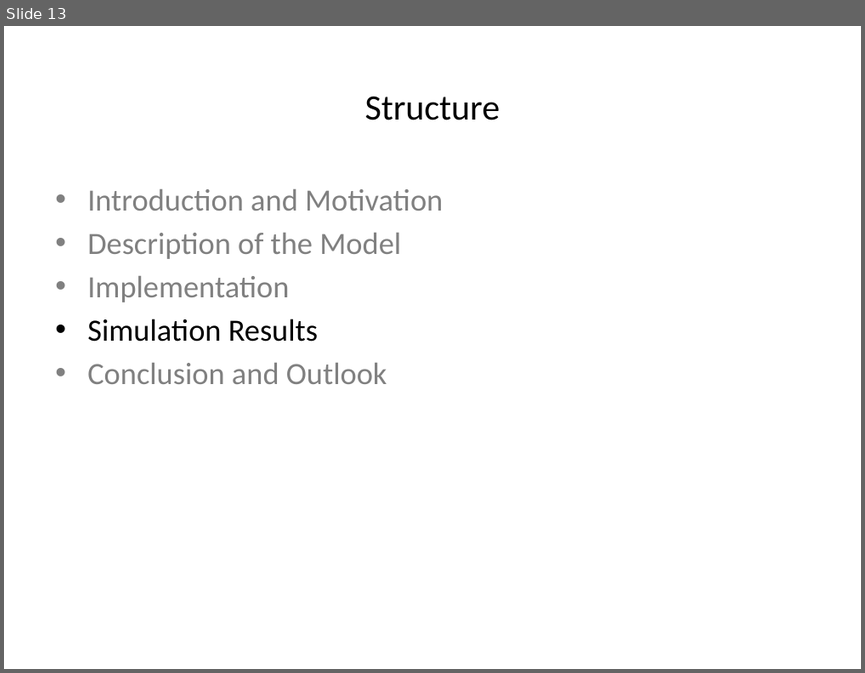
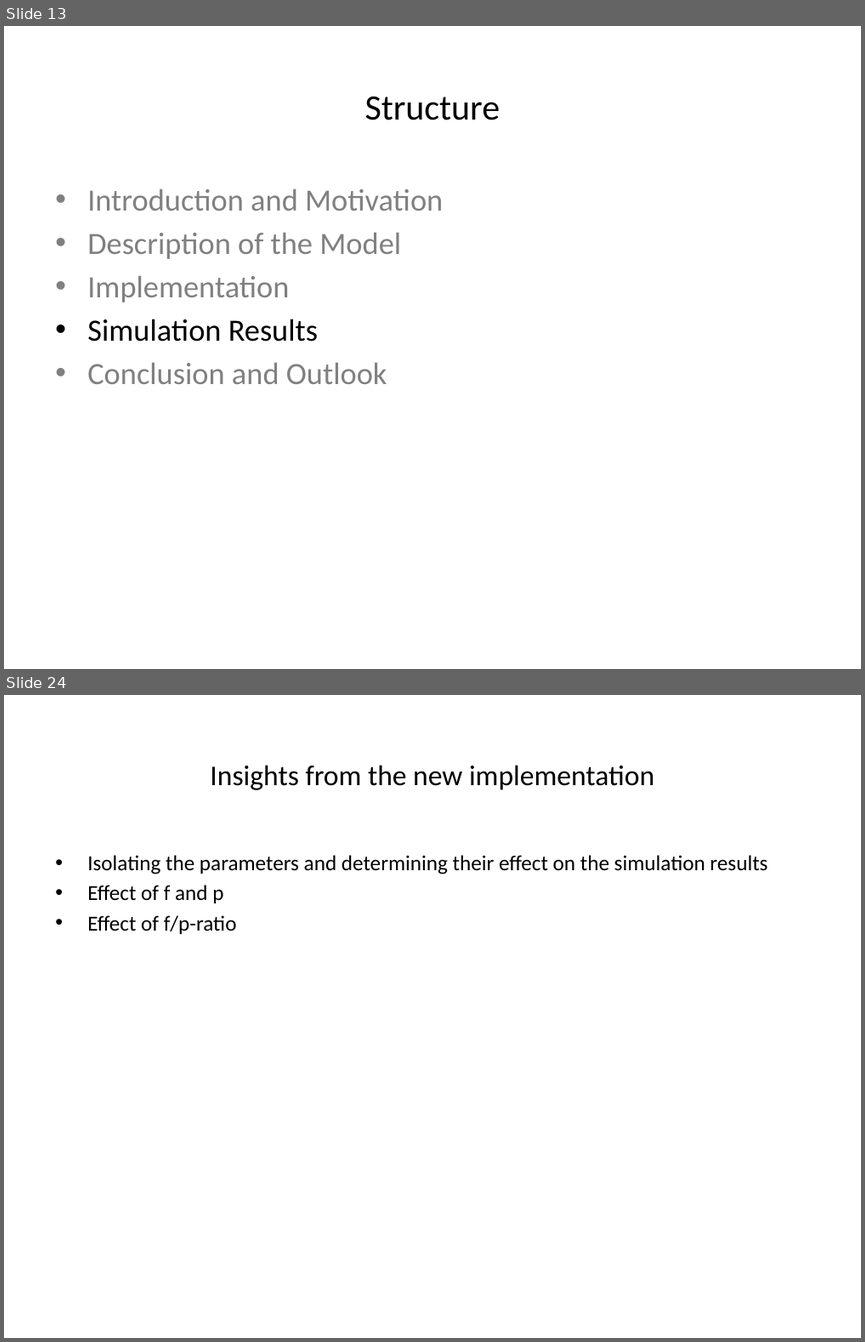
Before and after one commit to wildmic/Forest-Fire-SOC, a slide deck: presentation/SOC.pptx. Shown one above the other, each under a label of ours: slide 13 before the commit, slides 13 and 24 after it; the slides between them are not shown. The pictures are 865x673 and 865x1342 pixels, drawn with LibreOffice and Linux fonts; fonts in the diff are those of the drawing. Boxes give left, top, right and bottom in pixels: in the first picture for what was removed or moved away, otherwise in the second. Text is boxed around its words. In the diff, an @@ line names an element or a change of style, - is before the commit and + after.

```diff
--- a/presentation/SOC.pptx
+++ b/presentation/SOC.pptx
@@ slide 24 added at [4, 695, 861, 1338], background #FFFFFF @@
@@ title added at [210, 765, 654, 790], 24 pt, text #000000 @@
+Insights from the new implementation
@@ text added at [87, 855, 767, 934], 18 pt, text #000000 @@
+• Isolating the parameters and determining their effect on the simulation results
+• Effect of f and p
+• Effect of f/p-ratio
```
Also in this commit, not shown: 7 slides changed, 11 other slides added, 3 slides removed, 6 other files.
